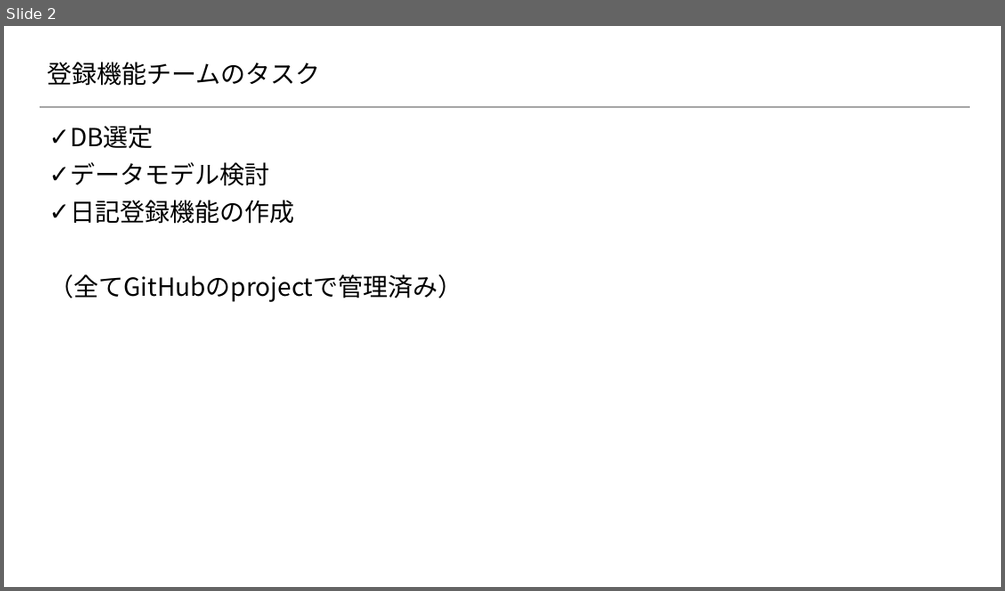
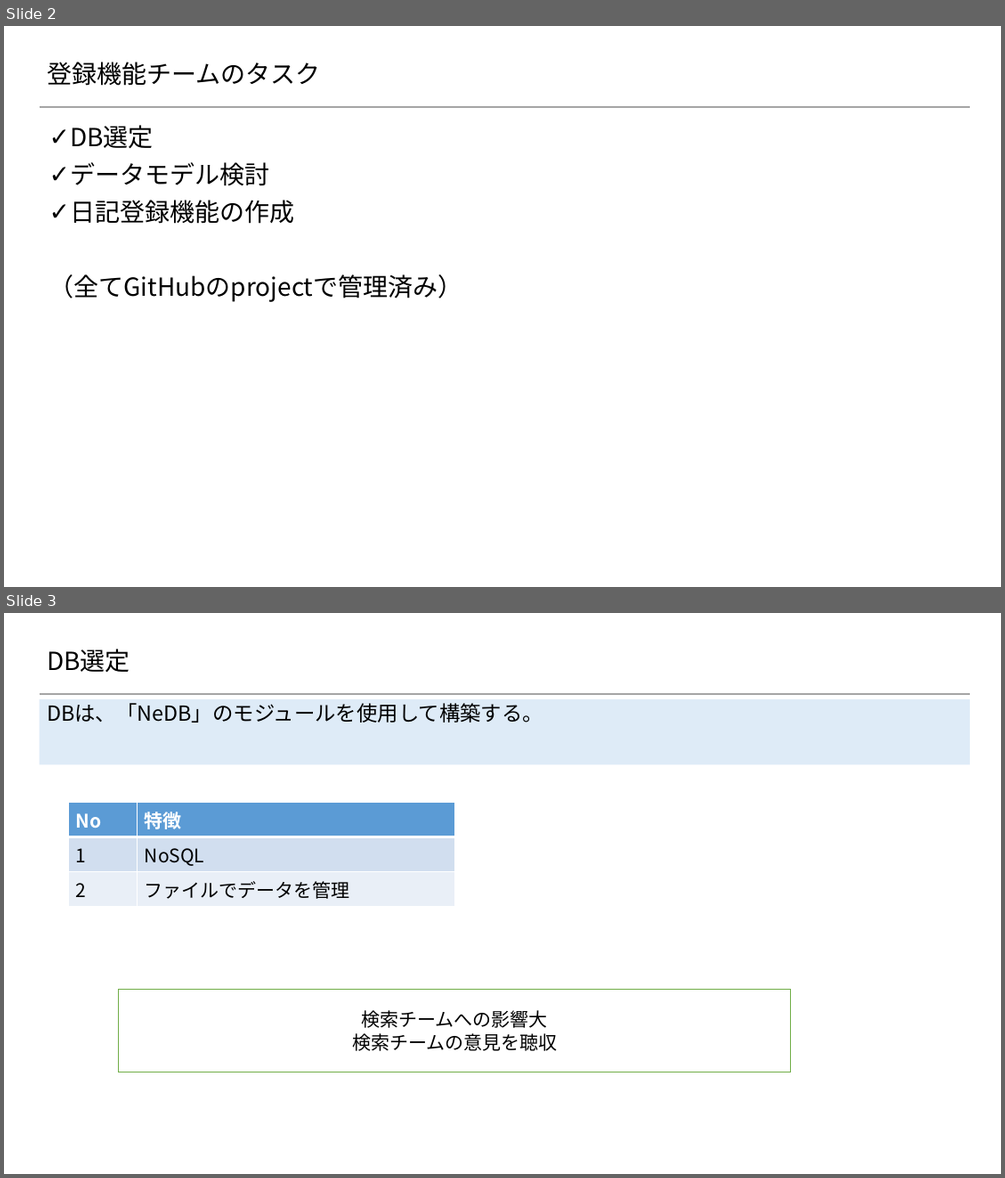
Before and after one commit to 2018SYSTEMI34/diary, a slide deck: doc/01_勉強会/01_勉強会資料/20180919_勉強会/02.資料/01_登録機能.pptx. Shown one above the other, each under a label of ours: slide 2 before the commit, slides 2 and 3 after it. The pictures are 1005x591 and 1005x1178 pixels, drawn with LibreOffice and Linux fonts; fonts in the diff are those of the drawing; background and template pictures are left out. Boxes give left, top, right and bottom in pixels: in the first picture for what was removed or moved away, otherwise in the second. Text is boxed around its words. In the diff, an @@ line names an element or a change of style, - is before the commit and + after.

```diff
--- a/doc/01_勉強会/01_勉強会資料/20180919_勉強会/02.資料/01_登録機能.pptx
+++ b/doc/01_勉強会/01_勉強会資料/20180919_勉強会/02.資料/01_登録機能.pptx
@@ slide 3 added at (4,613,1001,1174), background #FFFFFF; not listed: 1 template element that a slide beside it also shows @@
@@ title added at (47,649,130,672), 24 pt, text #000000 @@
+DB選定
@@ text added at (39,699,970,764), fill #DEEBF7, outline #5B9BD5 1 pt, 20 pt, text #000000 @@
+DBは、「NeDB」のモジュールを使用して構築する。
@@ table added at (68,803,455,902), 3 rows, 2 columns @@
+No | 特徴
+1 | NoSQL
+2 | ファイルでデータを管理
@@ rectangle added at (119,989,790,1072), fill #FFFFFF, outline #70AD47 1 pt, 18 pt, text #000000 @@
+検索チームへの影響大
+検索チームの意見を聴収
```
Also in this commit, not shown: 1 slide changed, 3 slides removed.
